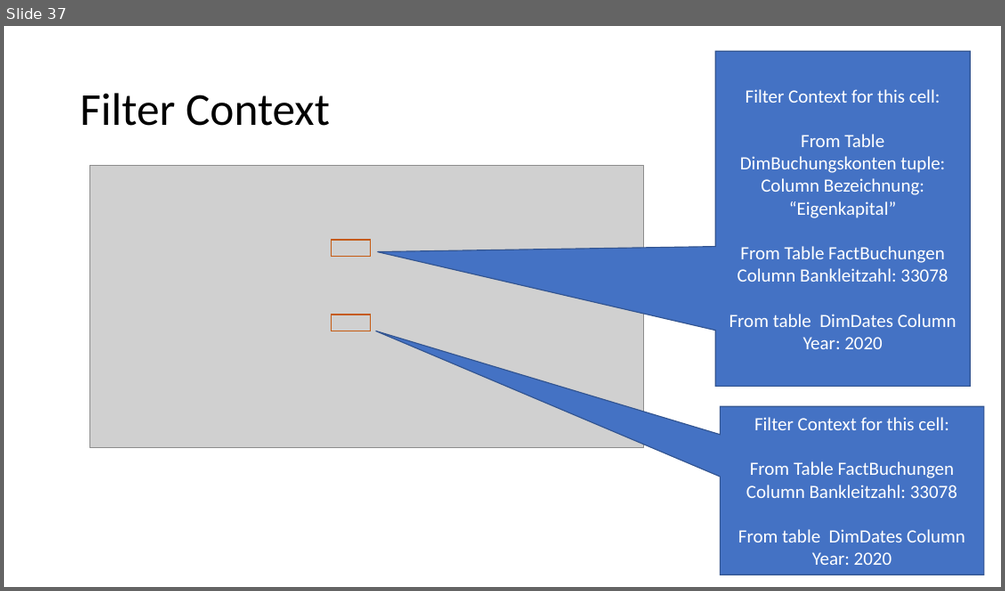
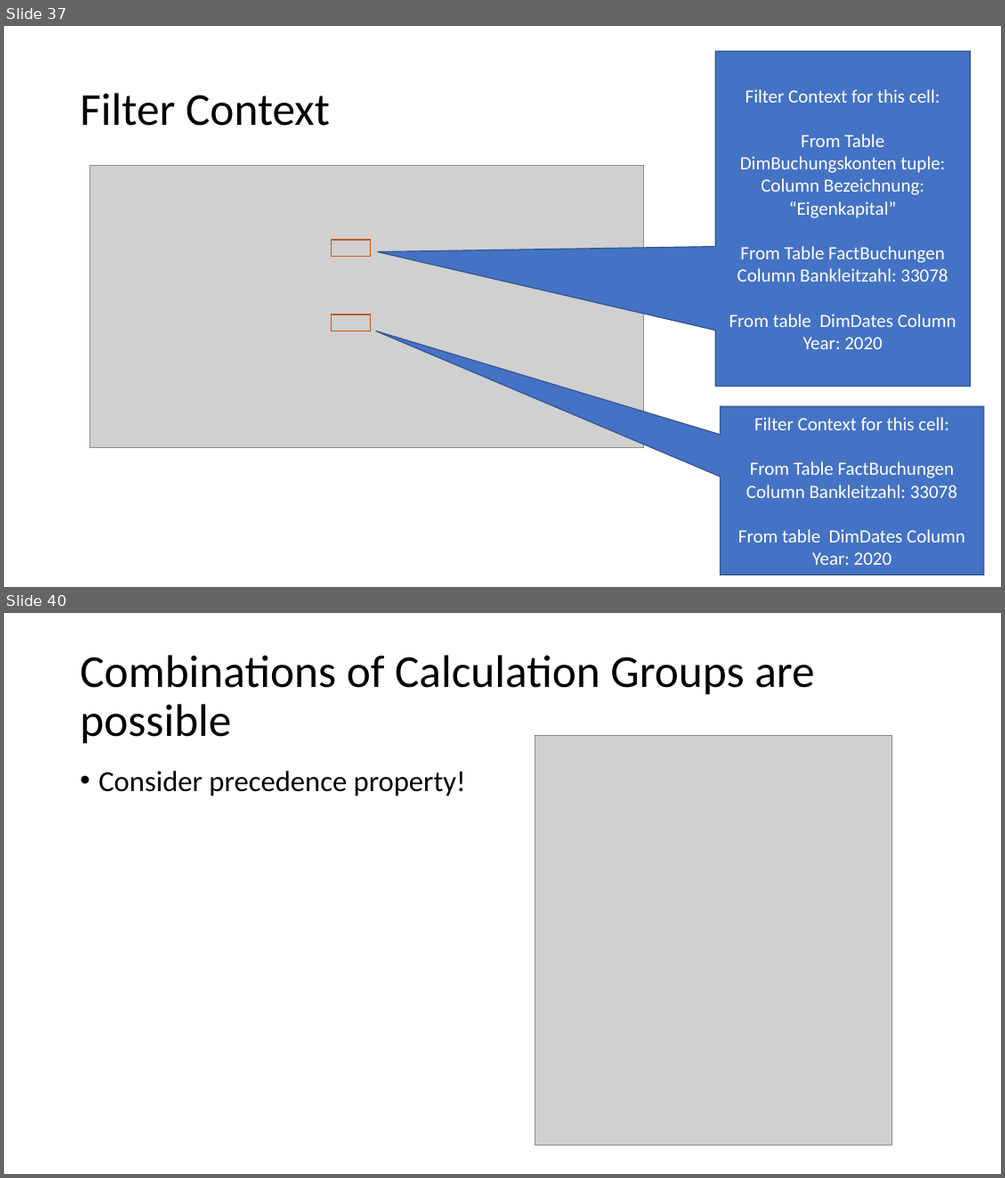
Before and after one commit to LukasSteindl/tabularmodelforfinance, a slide deck: Slides.pptx. Shown one above the other, each under a label of ours: slide 37 before the commit, slides 37 and 40 after it; the slides between them are not shown. The pictures are 1005x591 and 1005x1178 pixels, drawn with LibreOffice and Linux fonts; fonts in the diff are those of the drawing; grey boxes stand for pictures. Boxes give left, top, right and bottom in pixels: in the first picture for what was removed or moved away, otherwise in the second. Text is boxed around its words. In the diff, an @@ line names an element or a change of style, - is before the commit and + after.

```diff
--- a/Slides.pptx
+++ b/Slides.pptx
@@ slide 40 added at [4,613,1001,1174], background #FFFFFF @@
@@ title added at [80,655,814,744], 44 pt, text #000000 @@
+Combinations of Calculation Groups are possible
@@ picture added at [535,736,891,1145] @@
@@ text added at [98,771,466,796], 28 pt, text #000000 @@
+• Consider precedence property!
```
Also in this commit, not shown: 2 slides changed, 1 other slide added, 1 other file.
